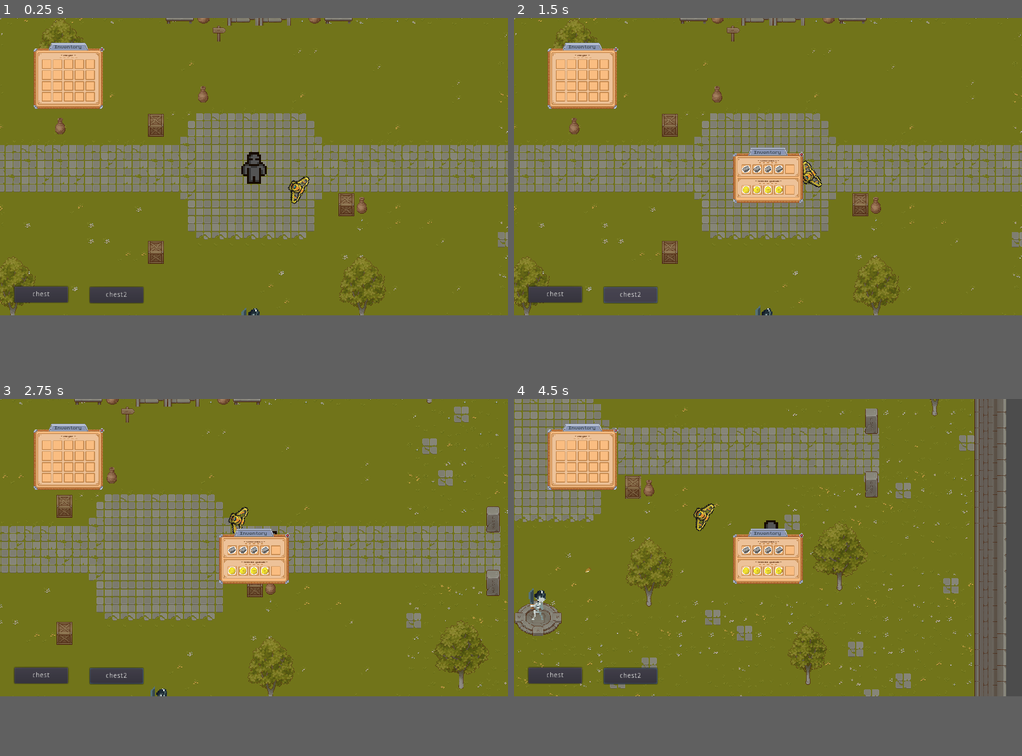
Above: before the commit, frames 1-4 (two rows, left to right).
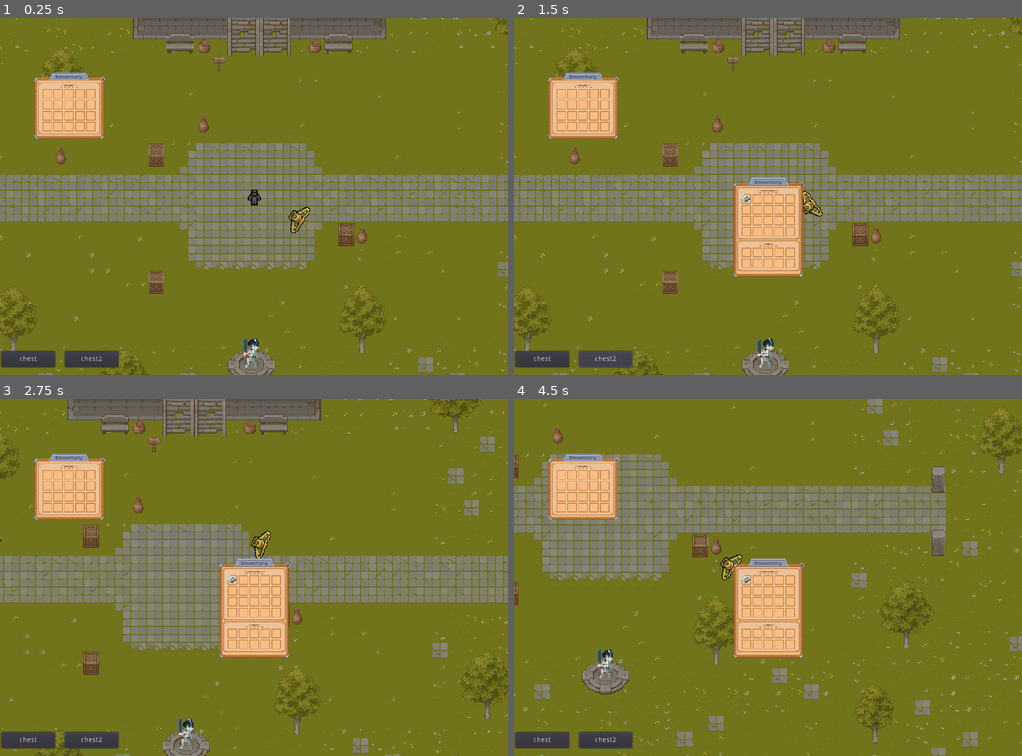
Above: after the commit, the same moments.

Repository: Marin-Clement/Project_Alpha_git
Game: Godot game, scene res://TestMap/TestMain.tscn
The game is run twice, just before and just after one commit, with the same random seed, the same clock (stepped at 60 frames per second) and the same inputs.
Inputs (mouse positions are in pixels of both pictures, inside the frame that each line leads up to):
- Up to frame 1 (0.25 s): no input
- Up to frame 2 (1.5 s): click "chest" at 0.5 s; click "chest2" at 1.25 s
- Up to frame 3 (2.75 s): move the mouse to (45, 445) at 2.02 s; hold D (right) from 2.03 s (still down); hold Right mouse button (right_mouse) from 2.03 s (still down); click (45, 445) at 2.17 s; tap Shift (sprint) at 2.3 s
- Up to frame 4 (4.5 s): move the mouse to (569, 445) at 2.77 s; release D (right) at 2.78 s; release Right mouse button (right_mouse) at 2.78 s; hold S (down) 2.78-3.53 s; tap Shift (sprint) at 2.85, 3.8 s; click (569, 445) at 2.92 s; right-click (569, 445) at 3.05 s; move the mouse to (651, 609) at 3.52 s; press the mouse at (651, 609) at 3.53 s; hold D (right) 3.53-4.28 s; move the mouse to (580, 445) at 4.27 s; release the mouse at (580, 445) at 4.28 s; hold W (up) from 4.28 s (still down); right-click (580, 445) at 4.35 s; click (580, 445) at 4.42 s
In our replay, the window is 800x468 before the commit and 800x562 after it. These sizes can differ from the game's own. Grey fills any space a smaller window leaves; there, only what the larger window draws over its background counts as a difference.

The runs differ from the first frame. In frame 1, 29% of the frame differs, in the area x 0-100%, y 0-100%; in frame 2, 32%; in frame 3, 34%; in frame 4, 42%.

Commit message:
[ADD] add Early Stacking system (missing a split stack option) [FIXED] fixed Now the option to cancel harversting (but not receving the ressources)

Diff:
--- a/Drone/Script/Drone.gd
+++ b/Drone/Script/Drone.gd
@@ -28,7 +28,7 @@
 				GameManager.enemyTarget = true
 		idle = false
 
-	if event.is_action_pressed("right_mouse") and harvest == false and GameManager.lastobjectclicked != null:
+	if event.is_action_pressed("right_mouse") and GameManager.lastobjectclicked != null:
 		GameManager.lastobjectclicked._cancel_targeted()
 		working = false
 		GameManager.enemyTarget = false
@@ -108,15 +108,18 @@
 
 func _harvest(objectToHarvest):
 	print("harvesting...")
-	GameManager.harvestingState = true
 	yield(_Wait(objectToHarvest.timetoharvest),"completed")
-	objectToHarvest._has_Been_Harvest()
-	print("finish harvesting")
-	GameManager.harvestingState = false
-	emit_signal("giveplayeritem", "stone_brick")
-	print("+ ",objectToHarvest.amount," ",objectToHarvest.objectname)
-	working = false
-	harvest = false
+	if objectToHarvest != GameManager.lastobjectclicked or null:
+		print("cancel harvest")
+		objectToHarvest._cancel_targeted()
+		harvest = false
+	else:
+		objectToHarvest._has_Been_Harvest()
+		print("finish harvesting")
+		emit_signal("giveplayeritem", "stone_brick")
+		print("+ ",objectToHarvest.amount," ",objectToHarvest.objectname)
+		working = false
+		harvest = false
 
 func _target_Enemy(enemyToTarget, delta):
 	look_at(enemyToTarget.position)
--- a/Enemy_Test/Enemy.tscn
+++ b/Enemy_Test/Enemy.tscn
@@ -151,7 +151,6 @@
 [node name="AnimatedSprite" type="AnimatedSprite" parent="."]
 frames = SubResource( 10 )
 animation = "Idle"
-frame = 6
 playing = true
 
 [node name="Detect_zone" type="Area2D" parent="."]
--- a/Enemy_Test/Scripts/Enemy.gd
+++ b/Enemy_Test/Scripts/Enemy.gd
@@ -58,7 +58,7 @@
 		GameManager.lastobjectclicked = null
 		yield(get_tree().create_timer(0.2),"timeout")
 		hide()
-		yield(get_tree().create_timer(1),"timeout")
+		yield(get_tree().create_timer(2),"timeout")
 		show()
 		alive = true
 		health = 100
--- a/Game_Manager.gd
+++ b/Game_Manager.gd
@@ -2,5 +2,3 @@
 
 var lastobjectclicked
 var enemyTarget
-
-var harvestingState = false
--- a/Player/Player.tscn
+++ b/Player/Player.tscn
@@ -186,6 +186,7 @@
 } ]
 
 [node name="Player" type="KinematicBody2D" groups=["player"]]
+scale = Vector2( 0.5, 0.5 )
 script = ExtResource( 2 )
 
 [node name="CollisionShape2D" type="CollisionShape2D" parent="."]
--- a/Player/Scripts/Player.gd
+++ b/Player/Scripts/Player.gd
@@ -1,6 +1,6 @@
 extends KinematicBody2D
 
-export (int) var speed = 300
+export (int) var speed = 200
 
 var velocity = Vector2()
 
@@ -21,7 +21,7 @@
 		speed = 400
 		$AnimatedSprite.speed_scale = 2
 	if Input.is_action_just_released("sprint"):
-		speed = 300
+		speed = 200
 		$AnimatedSprite.speed_scale = 1
 	velocity = velocity.normalized() * speed
 
--- a/TestMap/Object.gd
+++ b/TestMap/Object.gd
@@ -14,7 +14,7 @@
 
 func _on_Object_input_event(_viewport, event, _shape_idx):
 	if event is InputEventMouseButton:
-		if event.is_pressed() and !GameManager.harvestingState:
+		if event.is_pressed():
 			GameManager.lastobjectclicked = self
 
 func _on_Object_mouse_entered():
@@ -26,7 +26,10 @@
 
 func _has_Been_Harvest():
 	GameManager.lastobjectclicked = null
-	queue_free()
+	hide()
+	yield(get_tree().create_timer(2),"timeout")
+	show()
+	$OverSprite.visible = false
 
 func _been_Harvest():
 	$OverSprite.visible = true
--- a/TestMap/TestMain.gd
+++ b/TestMap/TestMain.gd
@@ -3,8 +3,8 @@
 
 func _ready():
 
-	_create_object(900,200,"rock",10,2,5)
-	_create_object(1150,200,"rock",12,5,20)
+	_create_object(900,200,"rock",10,2,1)
+	_create_object(1150,200,"rock",12,2,1)
 
 func _create_object(positionx,positiony,name,hp,time,oamount):
 	var object = preload("res://TestMap/Object.tscn").instance()
--- a/TestMap/TestMain.tscn
+++ b/TestMap/TestMain.tscn
@@ -1790,26 +1790,25 @@
 }
 
 [node name="chest" type="Button" parent="ui"]
-margin_left = 29.0
-margin_top = 542.0
-margin_right = 137.0
-margin_bottom = 574.0
+margin_left = 2.0
+margin_top = 672.0
+margin_right = 110.0
+margin_bottom = 704.0
 text = "chest"
 script = ExtResource( 9 )
-size = 5
+size = 20
 inventory_name = "Cool Chest"
-items = [ "stone_brick", "stone_brick", "stone_brick", "stone_brick" ]
+items = [ "stone_brick", "stone_brick", "stone_brick", "stone_brick", "stone_brick" ]
 
 [node name="chest2" type="Button" parent="ui"]
-margin_left = 181.0
-margin_top = 543.0
-margin_right = 289.0
-margin_bottom = 575.0
+margin_left = 130.0
+margin_top = 672.0
+margin_right = 238.0
+margin_bottom = 704.0
 text = "chest2"
 script = ExtResource( 9 )
-size = 5
-inventory_name = "Gold ma gueule"
-items = [ "gold", "gold", "gold", "gold" ]
+size = 10
+inventory_name = "Rien"
 
 [node name="folliage" type="TileMap" parent="."]
 tile_set = SubResource( 8 )
--- a/inventory/inventory.gd
+++ b/inventory/inventory.gd
@@ -30,6 +30,8 @@
 func add_item( item ):
 	for s in slots:
 		if not s.item:
-			print(inventory_name, " ADD ", item.item_name)
 			s.set_item( item )
 			return
+		elif s.item.quantity < s.item.stack_size and s.item.id == item.id:
+			s.item.quantity += 1
+			return
--- a/inventory/inventory_slot.gd
+++ b/inventory/inventory_slot.gd
@@ -5,8 +5,7 @@
 var item : Item
 
 func _ready():
-	if item:
-		item_container.add_child( item )
+	pass
 
 func set_item( new_item ):
 	item = new_item
--- a/items/data/crystal.tscn
+++ /dev/null
@@ -1,17 +0,0 @@
-[gd_scene load_steps=3 format=2]
-
-[ext_resource path="res://items/sprites/crystal.png" type="Texture" id=1]
-[ext_resource path="res://items/item.gd" type="Script" id=2]
-
-[node name="item" type="TextureRect"]
-margin_left = 2.0
-margin_top = 2.0
-margin_right = 18.0
-margin_bottom = 18.0
-texture = ExtResource( 1 )
-script = ExtResource( 2 )
-__meta__ = {
-"_edit_use_anchors_": false
-}
-id = "crystal"
-item_name = "Crystal"
--- a/items/data/gold.tscn
+++ /dev/null
@@ -1,17 +0,0 @@
-[gd_scene load_steps=3 format=2]
-
-[ext_resource path="res://items/sprites/gold.png" type="Texture" id=1]
-[ext_resource path="res://items/item.gd" type="Script" id=2]
-
-[node name="item" type="TextureRect"]
-margin_left = 2.0
-margin_top = 2.0
-margin_right = 18.0
-margin_bottom = 18.0
-texture = ExtResource( 1 )
-script = ExtResource( 2 )
-__meta__ = {
-"_edit_use_anchors_": false
-}
-id = "gold"
-item_name = "Gold Coin"
--- /dev/null
+++ b/items/data/items.json
@@ -0,0 +1,6 @@
+{
+    "stone_brick":{
+        "name": "Stone Brick",
+        "stack_size": 10
+    }
+}
--- a/items/data/stone_brick.tscn
+++ b/items/data/stone_brick.tscn
@@ -1,7 +1,13 @@
-[gd_scene load_steps=3 format=2]
+[gd_scene load_steps=5 format=2]
 
 [ext_resource path="res://items/sprites/stone.png" type="Texture" id=1]
 [ext_resource path="res://items/item.gd" type="Script" id=2]
+[ext_resource path="res://GUI/MatchupPro.ttf" type="DynamicFontData" id=3]
+
+[sub_resource type="DynamicFont" id=1]
+size = 15
+outline_size = 1
+font_data = ExtResource( 3 )
 
 [node name="item" type="TextureRect"]
 margin_left = 2.0
@@ -10,8 +16,16 @@
 margin_bottom = 18.0
 texture = ExtResource( 1 )
 script = ExtResource( 2 )
-__meta__ = {
-"_edit_use_anchors_": false
-}
 id = "stone_brick"
 item_name = "Stone Brick"
+stack_size = 10
+quantity = 1
+
+[node name="lbl_quantity" type="Label" parent="."]
+margin_left = -1.0
+margin_top = -5.0
+margin_right = 13.0
+margin_bottom = 10.0
+custom_colors/font_color = Color( 0.231373, 0.698039, 0.623529, 1 )
+custom_fonts/font = SubResource( 1 )
+text = "1"
--- a/items/data/tree.tscn
+++ /dev/null
@@ -1,17 +0,0 @@
-[gd_scene load_steps=3 format=2]
-
-[ext_resource path="res://items/sprites/tree_icon.png" type="Texture" id=1]
-[ext_resource path="res://items/item.gd" type="Script" id=2]
-
-[node name="item" type="TextureRect"]
-margin_left = 2.0
-margin_top = 2.0
-margin_right = 18.0
-margin_bottom = 18.0
-texture = ExtResource( 1 )
-script = ExtResource( 2 )
-__meta__ = {
-"_edit_use_anchors_": false
-}
-id = "tree"
-item_name = "Tree"
--- a/items/item.gd
+++ b/items/item.gd
@@ -2,9 +2,27 @@
 
 export( String ) var id
 export( String ) var item_name
+export( int ) var stack_size
+export( int ) var quantity setget set_quantity
+
+func _ready():
+	set_quantity( quantity )
 
 func pick_item():
 	mouse_filter = Control.MOUSE_FILTER_IGNORE
 
 func put_item():
 	mouse_filter = Control.MOUSE_FILTER_PASS
+
+func set_quantity( value ):
+	quantity = value
+
+	if $lbl_quantity:
+		$lbl_quantity.text = str( quantity )
+		$lbl_quantity.visible = quantity > 1
+
+func add_item_quantity( value ):
+	var remainder = quantity + value - stack_size
+	quantity = min( quantity + value, stack_size)
+	set_quantity( quantity )
+	return remainder
--- a/items/item_info.tscn
+++ b/items/item_info.tscn
@@ -18,7 +18,7 @@
 patch_margin_right = 8
 patch_margin_bottom = 8
 script = ExtResource( 4 )
-item_name = NodePath("title/Label")
+item_name = NodePath("title/item_name")
 
 [node name="title" type="NinePatchRect" parent="."]
 anchor_left = 0.5
@@ -33,7 +33,7 @@
 patch_margin_right = 8
 patch_margin_bottom = 2
 
-[node name="Label" type="Label" parent="title"]
+[node name="item_name" type="Label" parent="title"]
 anchor_right = 1.0
 anchor_bottom = 1.0
 margin_top = 4.0
--- a/managers/inventory_manager.gd
+++ b/managers/inventory_manager.gd
@@ -38,12 +38,21 @@
 			item_in_hand_node.remove_child( item_in_hand )
 
 			if slot.item:
-				var temp_item = slot.item
-				slot.pick_item()
-				temp_item.rect_global_position = event.global_position - item_offset
-				slot.put_item( item_in_hand )
-				item_in_hand = temp_item
-				item_in_hand_node.add_child( item_in_hand )
+				if slot.item.id == item_in_hand.id and slot.item.quantity < slot.item.stack_size:
+					var remainder = slot.item.add_item_quantity( item_in_hand.quantity )
+
+					if remainder < 1:
+						item_in_hand = null
+					else:
+						item_in_hand_node.add_child( item_in_hand )
+						item_in_hand.quantity = remainder
+				else:
+					var temp_item = slot.item
+					slot.pick_item()
+					temp_item.rect_global_position = event.global_position - item_offset
+					slot.put_item( item_in_hand )
+					item_in_hand = temp_item
+					item_in_hand_node.add_child( item_in_hand )
 			else:
 				slot.put_item( item_in_hand )
 				item_in_hand = null
--- a/managers/item_manager.gd
+++ b/managers/item_manager.gd
@@ -1,10 +1,7 @@
 extends Node
 
 onready var items = {
-	"tree" : preload( "res://items/data/tree.tscn" ),
 	"stone_brick" : preload( "res://items/data/stone_brick.tscn" ),
-	"gold" : preload( "res://items/data/gold.tscn" ),
-	"crystal" : preload( "res://items/data/crystal.tscn" ),
 }
 
 func get_item( id : String ):
--- a/project.godot
+++ b/project.godot
@@ -50,6 +50,7 @@
 
 [display]
 
+window/size/height=720
 window/stretch/mode="2d"
 window/stretch/aspect="keep"
 
Empty file added: items/data/stats.json
